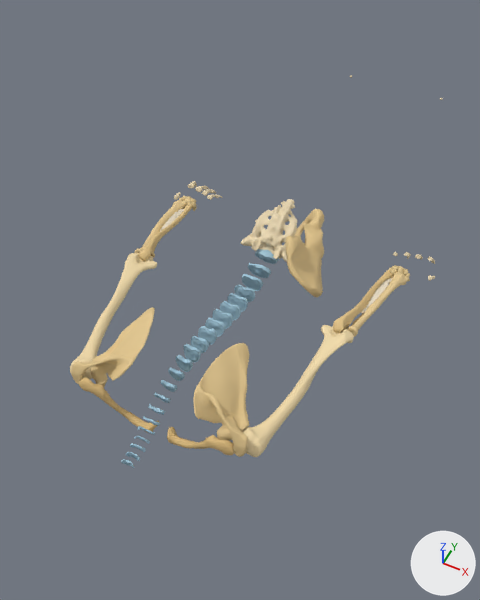
A saved change to the glTF model anatomy/skeleton.glb.
The view is the same before and after, from a camera (50 mm lens) standing at (393.0, -1827.0, 888.0) and looking at (-44.0, -954.0, -202.0). The axes (+X, +Y, +Z) are drawn at lower right. The lights are the same throughout. The older version comes first.

Objects in the first picture: 'Басқа сүйектер', 'Бұғана', 'Жамбас сүйегі', 'Жауырын', 'Кәрі жілік', 'Омыртқааралық дискілер', 'Сегізкөз', 'Тоқпан жілік', 'Шынтақ сүйек' and 2 more.
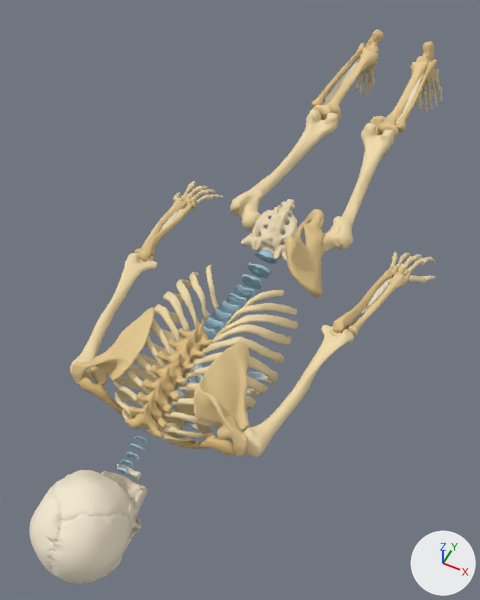
Not visible in the pictures: 'Тізе тобығы'.

Where the change shows, as pixel boxes (x1, y1, x2, y2) in the pictures (480 x 600 px):
'Бас сүйек', added (pale yellow)
    after: (29, 464, 142, 584)
'Қабырғалар', added (beige)
    after: (113, 264, 298, 441)
'Ортан жілік', added (beige)
    after: (230, 109, 395, 253)
'Кеуде омыртқалары', added (beige)
    after: (125, 316, 213, 439)
'Асықты жілік', added (beige)
    after: (313, 48, 428, 139)
'Басқа сүйектер', reshaped (36% wider, 314% taller)
    before: (160, 208, 392, 314)
    after: (110, 57, 426, 499)
'Шыбық сүйек', added
    after: (311, 43, 437, 132)
'Алақан сүйектері', added
    after: (173, 185, 425, 283)
'Төс сүйегі', added (beige)
    after: (158, 390, 195, 435)
'Астыңғы жақ сүйегі', added
    after: (101, 471, 148, 521)
'Табан сүйектері', added
    after: (358, 54, 442, 97)
'Қабырға шеміршектері', added (mostly hidden)
    after: (167, 339, 265, 436)
'Өкше сүйегі', added
    after: (366, 29, 435, 60)
'Аяқ басының сүйектері', added
    after: (364, 61, 436, 84)
'Тобық (асық) сүйегі', added
    after: (365, 43, 432, 66)
part 1 of me_басқа_сүйектер, added
    after: (321, 57, 360, 106)
part 2 of me_басқа_сүйектер, added
    after: (395, 72, 426, 125)
part 3 of me_басқа_сүйектер, added
    after: (110, 476, 142, 499)
part 4 of me_басқа_сүйектер, reshaped
    both: (361, 278, 392, 314)

Diff of the bpy script that builds the scene:
```diff
--- a/anatomy/skeleton.glb.py
+++ b/anatomy/skeleton.glb.py
@@ me_басқа_сүйектер @@
-me_басқа_сүйектер.from_pydata(...)  # 3764 vertices, 7471 faces; spans x -251.0..250.0, y -988.0..-832.0, z -115.0..-66.0
+me_басқа_сүйектер.from_pydata(...)  # 6636 vertices, 13167 faces; spans x -251.0..250.0, y -1491.0..-87.0, z -187.0..-57.0
+# me_басқа_сүйектер part 1: a new loose piece of 2426 vertices spanning x -108.0..-86.0, y -370.0..-87.0, z -78.0..-57.0, in mat_басқа_сүйектер (pale yellow #e9ddc5)
+# me_басқа_сүйектер part 2: a new loose piece of 2395 vertices spanning x 85.0..106.0, y -370.0..-87.0, z -78.0..-57.0, in mat_басқа_сүйектер (pale yellow #e9ddc5)
+# me_басқа_сүйектер part 3: a new loose piece of 363 vertices spanning x -36.0..35.0, y -1482.0..-1448.0, z -180.0..-129.0, in mat_басқа_сүйектер (pale yellow #e9ddc5)
+# me_басқа_сүйектер part 4: 56 vertices moved within x 229.0..250.0, y -987.0..-832.0, z -114.0..-67.0; 1485 vertices removed from x 228.0..250.0, y -988.0..-832.0, z -114.0..-66.0; 174 vertices added at x 229.0..249.0, y -985.0..-832.0, z -114.0..-69.0
+# other edits to the shape of me_басқа_сүйектер do not show in these pictures
 me_басқа_сүйектер.materials.append(mat_басқа_сүйектер)
@@ ob_табан_сүйектері @@
+ob_табан_сүйектері = bpy.data.objects.new('Табан сүйектері', me_табан_сүйектері)  # 1366 vertices, 2691 faces; spans x -138.0..137.0, y -48.0..3.0, z -180.0..-84.0; in mat_табан_сүйектері (beige #e6d0a1)
+ob_табан_сүйектері.location = (0.0, 0.0, 0.0)
@@ ob_астыңғы_жақ_сүйегі @@
+ob_астыңғы_жақ_сүйегі = bpy.data.objects.new('Астыңғы жақ сүйегі', me_астыңғы_жақ_сүйегі)  # 819 vertices, 1634 faces; spans x -50.8..49.7, y -1515.6..-1435.6, z -179.0..-99.5; in mat_астыңғы_жақ_сүйегі (pale yellow #efe4c9)
+ob_астыңғы_жақ_сүйегі.location = (0.0, 0.0, 0.0)
@@ ob_аяқ_басының_сүйектері @@
+ob_аяқ_басының_сүйектері = bpy.data.objects.new('Аяқ басының сүйектері', me_аяқ_басының_сүйектері)  # 1206 vertices, 2371 faces; spans x -113.0..112.0, y -61.0..-15.0, z -129.0..-75.0; in mat_аяқ_басының_сүйектері (beige #ddc48d)
+ob_аяқ_басының_сүйектері.location = (0.0, 0.0, 0.0)
@@ ob_ортан_жілік @@
+ob_ортан_жілік = bpy.data.objects.new('Ортан жілік', me_ортан_жілік)  # 992 vertices, 1976 faces; spans x -145.0..144.0, y -843.0..-402.0, z -116.0..-40.0; in mat_ортан_жілік (beige #f0daaa)
+ob_ортан_жілік.location = (0.0, 0.0, 0.0)
@@ ob_алақан_сүйектері @@
+ob_алақан_сүйектері = bpy.data.objects.new('Алақан сүйектері', me_алақан_сүйектері)  # 1008 vertices, 1976 faces; spans x -310.0..309.0, y -808.0..-729.0, z -150.0..-108.0; in mat_алақан_сүйектері (beige #e6d0a1)
+ob_алақан_сүйектері.location = (0.0, 0.0, 0.0)
@@ ob_асықты_жілік @@
+ob_асықты_жілік = bpy.data.objects.new('Асықты жілік', me_асықты_жілік)  # 519 vertices, 1030 faces; spans x -115.0..114.0, y -407.0..-59.0, z -103.0..-37.0; in mat_асықты_жілік (beige #e9cd95)
+ob_асықты_жілік.location = (0.0, 0.0, 0.0)
@@ ob_төс_сүйегі @@
+ob_төс_сүйегі = bpy.data.objects.new('Төс сүйегі', me_төс_сүйегі)  # 1359 vertices, 2704 faces; spans x -28.0..27.0, y -1346.0..-1169.0, z -207.0..-128.0; in mat_төс_сүйегі (beige #ead096)
+ob_төс_сүйегі.location = (0.0, 0.0, 0.0)
@@ ob_қабырға_шеміршектері @@
+ob_қабырға_шеміршектері = bpy.data.objects.new('Қабырға шеміршектері', me_қабырға_шеміршектері)  # 2416 vertices, 4736 faces; spans x -111.0..109.0, y -1341.0..-1118.0, z -208.0..-124.0; in mat_қабырға_шеміршектері (blue #bdd7e4)
+ob_қабырға_шеміршектері.location = (0.0, 0.0, 0.0)
@@ ob_қабырғалар @@
+ob_қабырғалар = bpy.data.objects.new('Қабырғалар', me_қабырғалар)  # 28545 vertices, 56994 faces; spans x -138.0..135.0, y -1388.0..-1010.0, z -197.0..-4.0; in mat_қабырғалар (beige #efdaa8)
+ob_қабырғалар.location = (0.0, 0.0, 0.0)
@@ ob_бас_сүйек @@
+ob_бас_сүйек = bpy.data.objects.new('Бас сүйек', me_бас_сүйек)  # 8573 vertices, 17093 faces; spans x -73.0..72.0, y -1638.0..-1431.0, z -195.0..2.0; in mat_бас_сүйек (pale yellow #f3e9d0)
+ob_бас_сүйек.location = (0.0, 0.0, 0.0)
@@ ob_шыбық_сүйек @@
+ob_шыбық_сүйек = bpy.data.objects.new('Шыбық сүйек', me_шыбық_сүйек)  # 349 vertices, 690 faces; spans x -126.0..125.0, y -392.0..-40.0, z -72.0..-40.0; in mat_шыбық_сүйек (beige #e0c286)
+ob_шыбық_сүйек.location = (0.0, 0.0, 0.0)
@@ ob_тобық__асық__сүйегі @@
+ob_тобық__асық__сүйегі = bpy.data.objects.new('Тобық (асық) сүйегі', me_тобық__асық__сүйегі)  # 451 vertices, 894 faces; spans x -97.0..96.0, y -70.0..-35.0, z -91.0..-34.0; in mat_тобық__асық__сүйегі (beige #e3c78d)
+ob_тобық__асық__сүйегі.location = (0.0, 0.0, 0.0)
@@ ob_тізе_тобығы @@
+ob_тізе_тобығы = bpy.data.objects.new('Тізе тобығы', me_тізе_тобығы)  # 104 vertices, 200 faces; spans x -105.0..104.0, y -437.0..-397.0, z -116.0..-94.0; in mat_тізе_тобығы (beige #d8b679)
+ob_тізе_тобығы.location = (0.0, 0.0, 0.0)
@@ ob_кеуде_омыртқалары @@
+ob_кеуде_омыртқалары = bpy.data.objects.new('Кеуде омыртқалары', me_кеуде_омыртқалары)  # 2353 vertices, 4706 faces; spans x -38.0..34.0, y -1394.0..-1173.0, z -87.0..0.0; in mat_кеуде_омыртқалары (beige #ddbd81)
+ob_кеуде_омыртқалары.location = (0.0, 0.0, 0.0)
@@ ob_өкше_сүйегі @@
+ob_өкше_сүйегі = bpy.data.objects.new('Өкше сүйегі', me_өкше_сүйегі)  # 422 vertices, 835 faces; spans x -103.0..102.0, y -48.0..2.0, z -83.0..-9.0; in mat_өкше_сүйегі (beige #dabd85)
+ob_өкше_сүйегі.location = (0.0, 0.0, 0.0)
```
